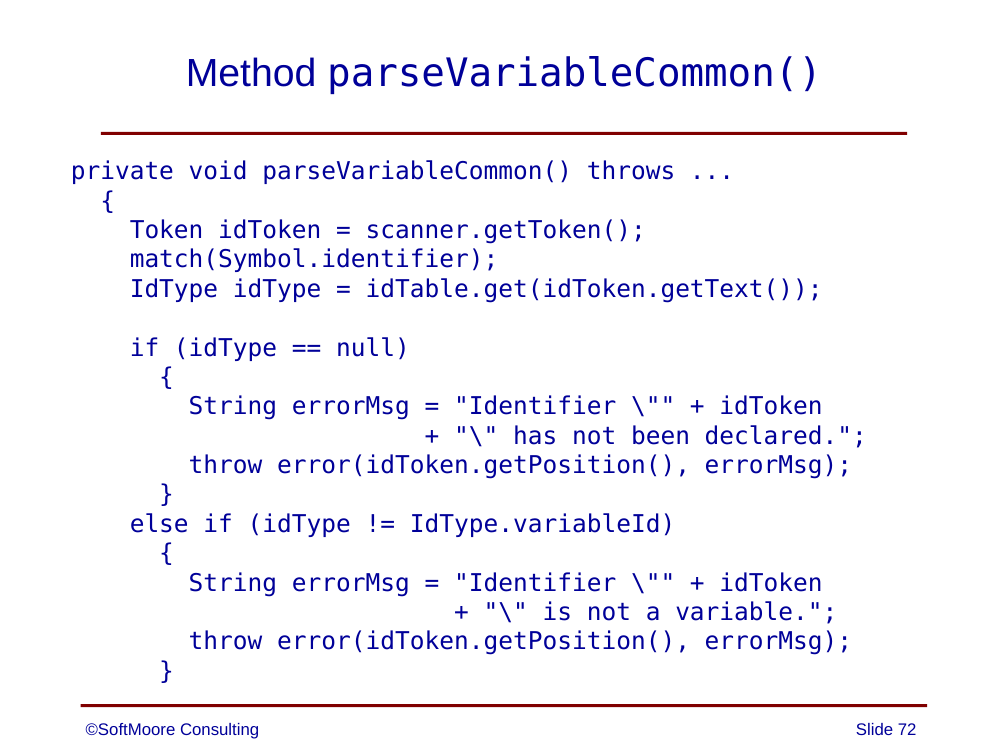
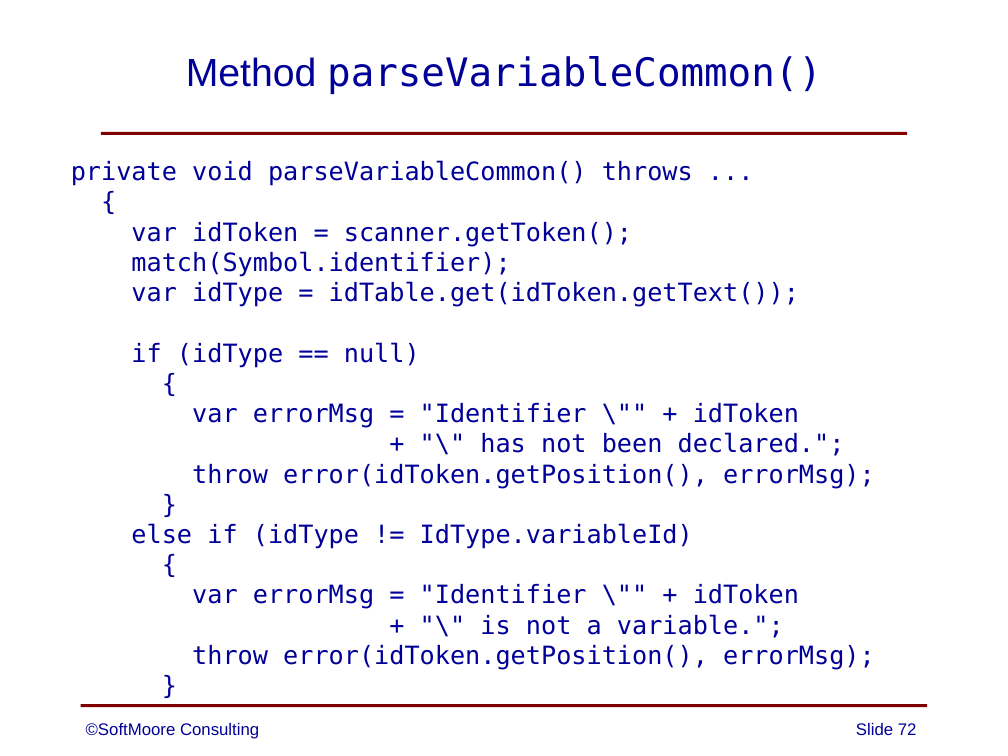
Before and after one commit to SoftMoore/CPRL-Java-3rd, a slide deck: slide 72 of PowerPoints/06 - Syntax Analysis.pptx. Drawn at 1008x756 pixels with LibreOffice and Linux fonts; fonts in the diff are those of the drawing. Boxes give left, top, right and bottom in pixels: in the first picture for what was removed or moved away, otherwise in the second. Text is boxed around its words. In the diff, an @@ line names an element or a change of style, - is before the commit and + after.

```diff
--- a/PowerPoints/06 - Syntax Analysis.pptx
+++ b/PowerPoints/06 - Syntax Analysis.pptx
@@ text at <box>71,160,875,670</box>: size 17.5 to 18 pt in "private void parseVariableCommon() throws ...", "{", "match(Symbol.identifier);", "if (idType == null)" and 9 more places @@
@@ text at <box>131,222,632,247</box>: text changed; size 17.5 to 18 pt @@
-Token idToken = scanner.getToken();
+var idToken = scanner.getToken();
@@ text at <box>131,281,799,307</box>: text changed; size 17.5 to 18 pt @@
-IdType idType = idTable.get(idToken.getText());
+var idType = idTable.get(idToken.getText());
@@ text at <box>192,403,799,428</box>: text changed; size 17.5 to 18 pt @@
-String errorMsg = "Identifier \"" + idToken
+var errorMsg = "Identifier \"" + idToken
@@ text at <box>192,584,799,609</box>: text changed; size 17.5 to 18 pt @@
-String errorMsg = "Identifier \"" + idToken
+var errorMsg = "Identifier \"" + idToken
```
Also in this commit, not shown: 12 other slides changed, 9 other files.
